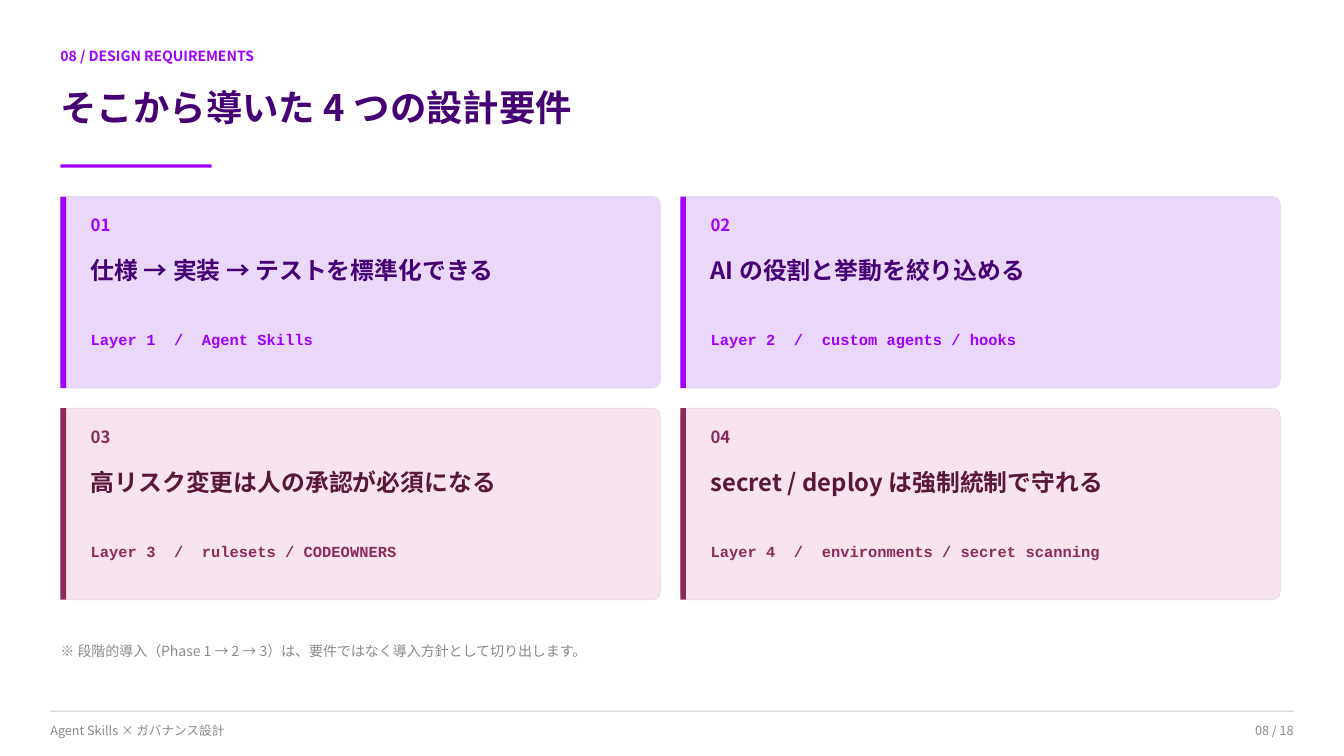
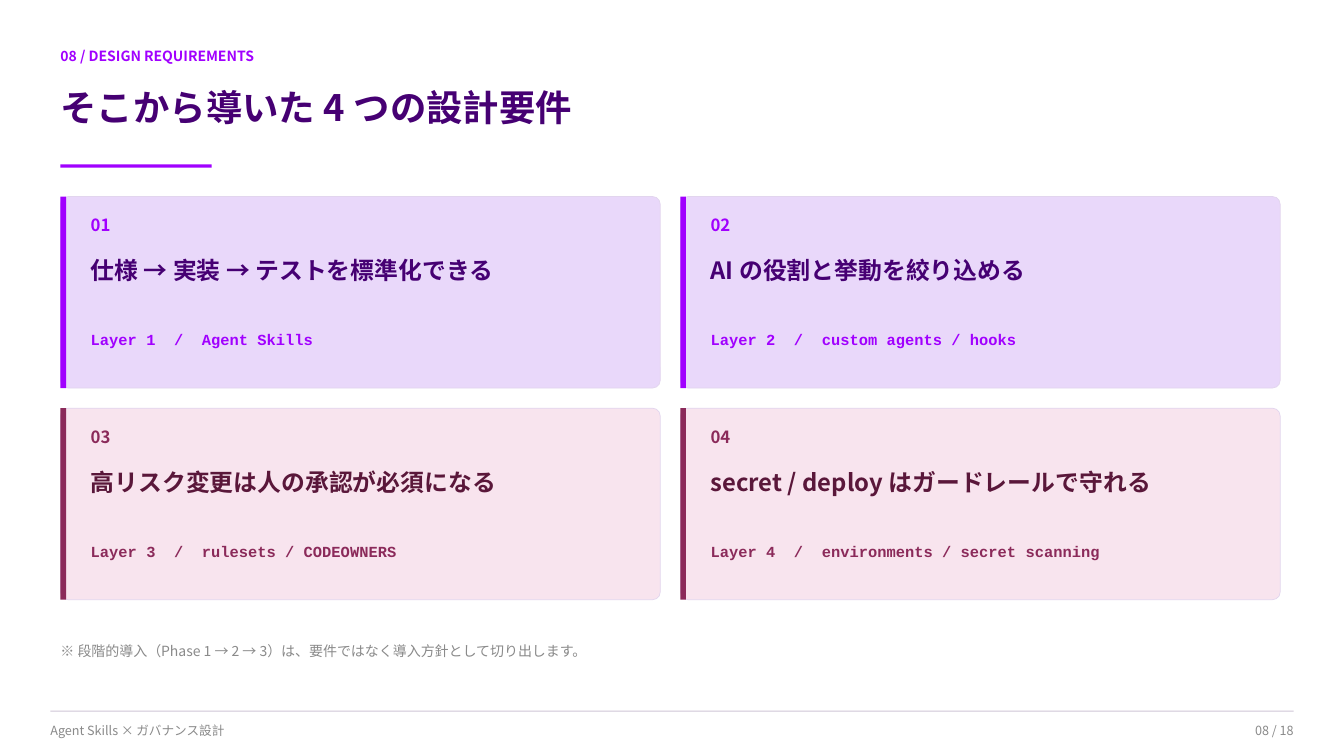
Before and after one commit to tkhjp/github-copilot-exercise, a slide deck: slide 8 of docs/slide/agent_skills_slides_jp.pptx. Drawn at 1344x756 pixels with LibreOffice and Linux fonts; fonts in the diff are those of the drawing. Boxes give left, top, right and bottom in pixels: in the first picture for what was removed or moved away, otherwise in the second. Text is boxed around its words. In the diff, an @@ line names an element or a change of style, - is before the commit and + after.

```diff
--- a/docs/slide/agent_skills_slides_jp.pptx
+++ b/docs/slide/agent_skills_slides_jp.pptx
@@ text at (711,470,1151,496): text changed @@
-secret / deploy は強制統制で守れる
+secret / deploy はガードレールで守れる
```
Also in this commit, not shown: 3 other slides changed.
